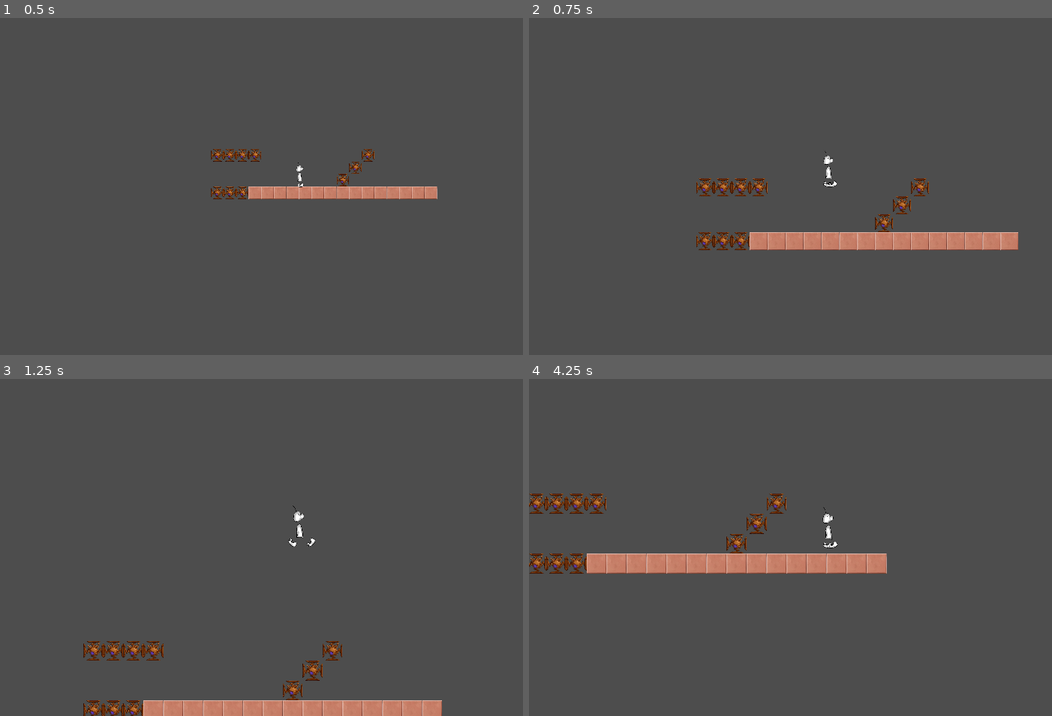
Above: before the commit, frames 1-4 (two rows, left to right).
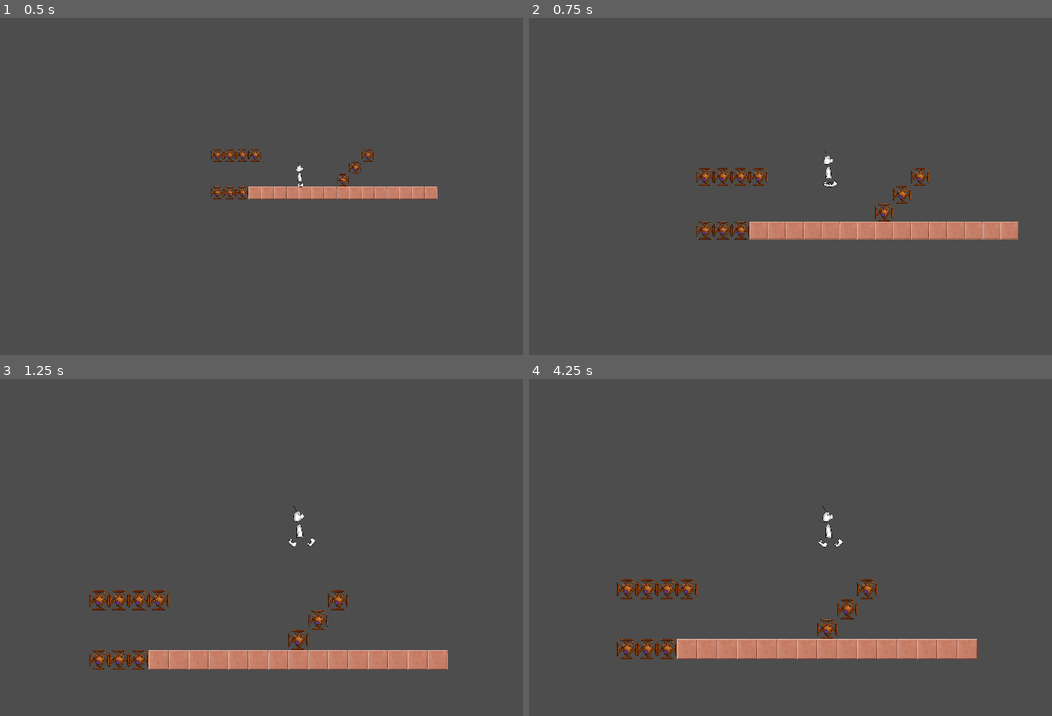
Above: after the commit, the same moments.

Repository: jacob-grahn/platform-racing-4
Game: Godot game, scene res://tiles/bounce/BounceTest.tscn
Two runs of this game, one before a commit and one after it. Both use one fixed random seed, a clock stepped at 60 frames per second and the inputs below. This scene is started directly instead of the project's main scene.
Inputs (mouse positions are in pixels of both pictures, inside the frame that each line leads up to):
- Up to frame 1 (0.5 s): no input
- Up to frame 2 (0.75 s): move the mouse to (963, 169) at 0.52 s; hold Right (right) from 0.53 s (still down); hold Up (jump) from 0.53 s (still down); click (963, 169) at 0.67 s
- Up to frame 3 (1.25 s): keep holding Right (right); keep holding Up (jump)
- Up to frame 4 (4.25 s): release Right (right) at 1.25 s; release Up (jump) at 1.25 s; drag from (706, 564) to (827, 540) at 1.27 s; move the mouse to (889, 473) at 2.02 s; hold Left (left) 2.03-2.75 s; hold Up (jump) 2.03-2.75 s; drag from (800, 614) to (827, 520) at 2.77 s; move the mouse to (1010, 598) at 3.52 s; hold Right (right) from 3.53 s (still down); hold Up (jump) from 3.53 s (still down)

Frame 1 is identical in both runs. In frame 2, 5.3% of the frame differs, in the area x 31-94%, y 44-69%; in frame 3, 8.3%; in frame 4, 9.8%, in the area x 0-86%, y 34-84%.
Error in both runs: Cannot call method 'get_parent' on a null value. (res://character/Character.gd:74)

Commit message:
Add files via upload

Diff:
--- a/client/character/Stats.gd
+++ b/client/character/Stats.gd
@@ -1,17 +1,19 @@
 class_name Stats
 
-var jump: int = 5
-var speed: int = 5
-var skill: int = 5
+var jump: int = 0
+var speed: int = 0
+var accel: int = 0
+var skill: int = 0
 
 
 func get_jump_bonus() -> float:
 	return 1 + (jump / 20.0)
 
-
 func get_speed_bonus() -> float:
 	return 1 + (speed / 20.0)
 
+func get_accel_bonus() -> float:
+	return 1 + (accel / 20.0)
 
 func get_skill_bonus() -> float:
 	return 1 + (skill / 20.0)
@@ -20,15 +22,17 @@
 func inc_all(num: int) -> void:
 	jump += num
 	speed += num
+	accel += num
 	skill += num
 	enforce_limits()
 
 
 func enforce_limits() -> void:
-	jump = clamp(jump, 0, 10)
-	speed = clamp(speed, 0, 10)
-	skill = clamp(skill, 0, 10)
+	jump = clamp(jump, -10, 10)
+	speed = clamp(speed, -10, 10)
+	accel = clamp(accel, -10, 10)
+	skill = clamp(skill, -10, 10)
 
 
 func get_total() -> int:
-	return jump + speed + skill
+	return jump + speed + accel + skill
